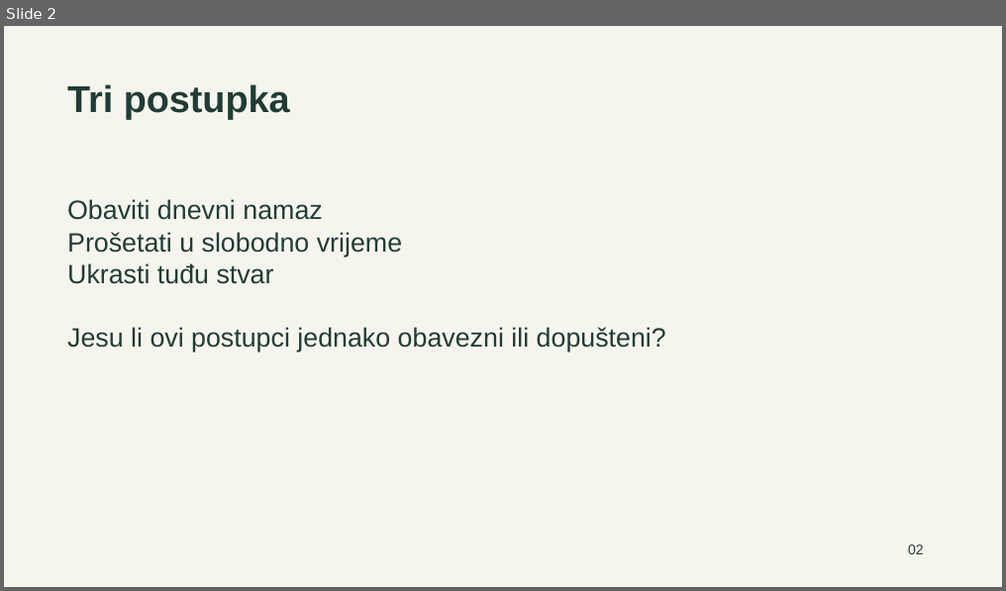
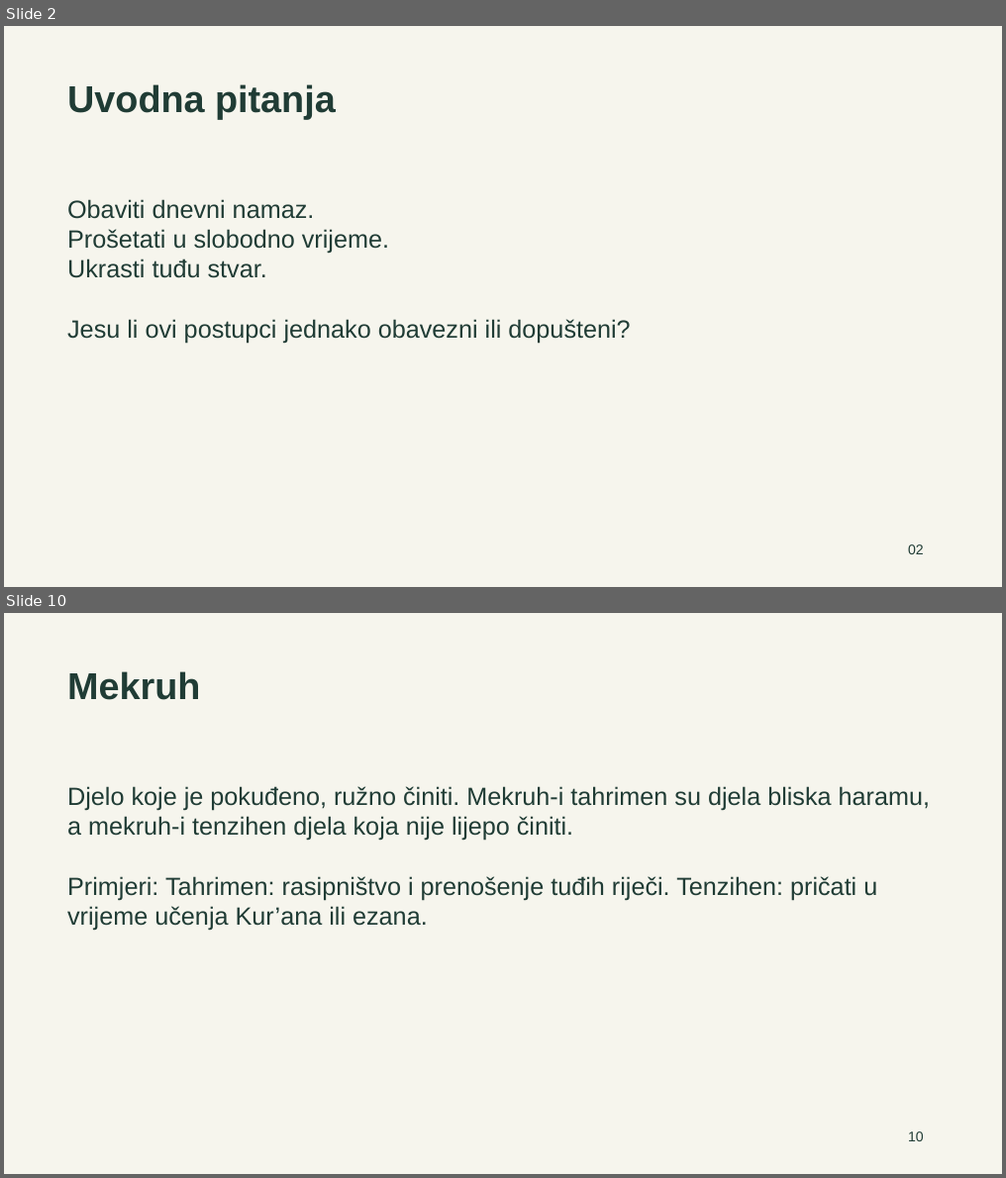
Before and after one commit to vjeronaukaskola/ogledni-cas-vrednovanje-djela, a slide deck: materijali/Prezentacija.pptx. Shown one above the other, each under a label of ours: slide 2 before the commit, slides 2 and 10 after it; the slides between them are not shown. The pictures are 1006x591 and 1006x1178 pixels, drawn with LibreOffice and Linux fonts; fonts in the diff are those of the drawing. Boxes give left, top, right and bottom in pixels: in the first picture for what was removed or moved away, otherwise in the second. Text is boxed around its words. In the diff, an @@ line names an element or a change of style, - is before the commit and + after.

```diff
--- a/materijali/Prezentacija.pptx
+++ b/materijali/Prezentacija.pptx
@@ slide 10 added at (4, 613, 1002, 1174), background #F6F5ED @@
@@ text added at (67, 671, 200, 700), 36 pt, text #203C35, bold @@
+Mekruh
@@ text added at (67, 786, 930, 930), 24 pt, text #203C35 @@
+Djelo koje je pokuđeno, ružno činiti. Mekruh-i tahrimen su djela bliska haramu, a mekruh-i tenzihen djela koja nije lijepo činiti.
+Primjeri: Tahrimen: rasipništvo i prenošenje tuđih riječi. Tenzihen: pričati u vrijeme učenja Kur’ana ili ezana.
@@ text added at (908, 1132, 924, 1142), 13.5 pt, text #203C35 @@
+10
@@ slide 2 changed as well @@
@@ text at (67, 84, 336, 119): text changed @@
-Tri postupka
+Uvodna pitanja
@@ text at (67, 199, 389, 278): text changed; size 25.5 to 24 pt @@
-Obaviti dnevni namaz
-Prošetati u slobodno vrijeme
-Ukrasti tuđu stvar
+Obaviti dnevni namaz.
+Prošetati u slobodno vrijeme.
+Ukrasti tuđu stvar.
@@ text at (67, 319, 630, 343): size 25.5 to 24 pt in "Jesu li ovi postupci jednako obavezni ili ..." @@
```
Also in this commit, not shown: 10 other slides changed, 18 other slides added, 8 slides removed, 10 other files.
